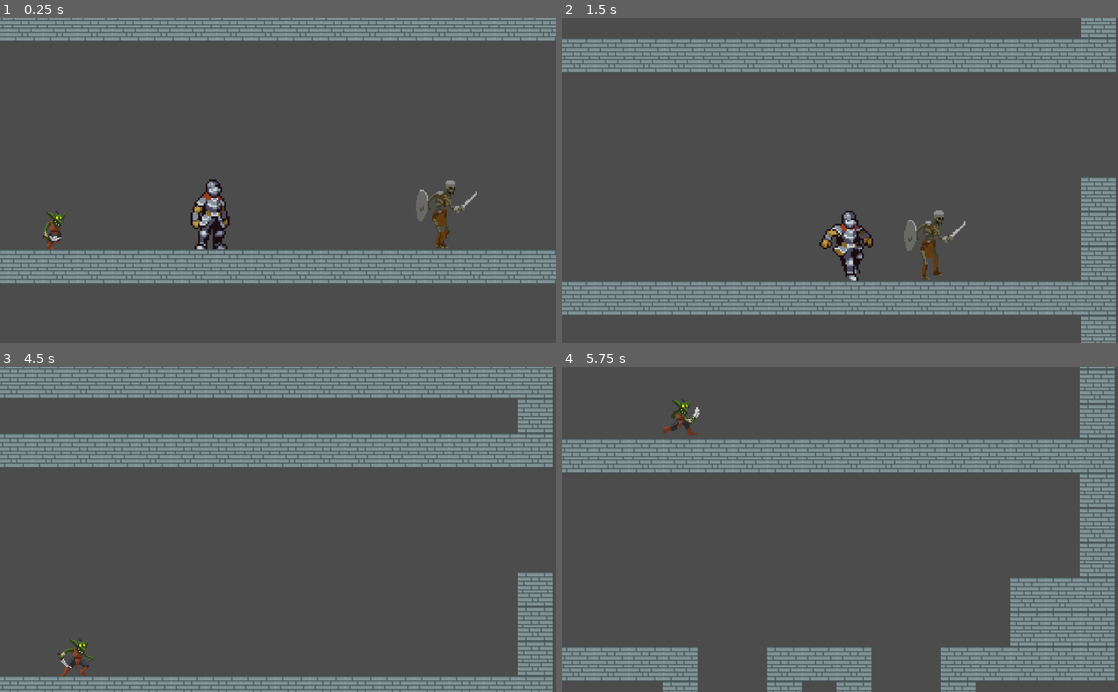
Above: before the commit, frames 1-4 (two rows, left to right).
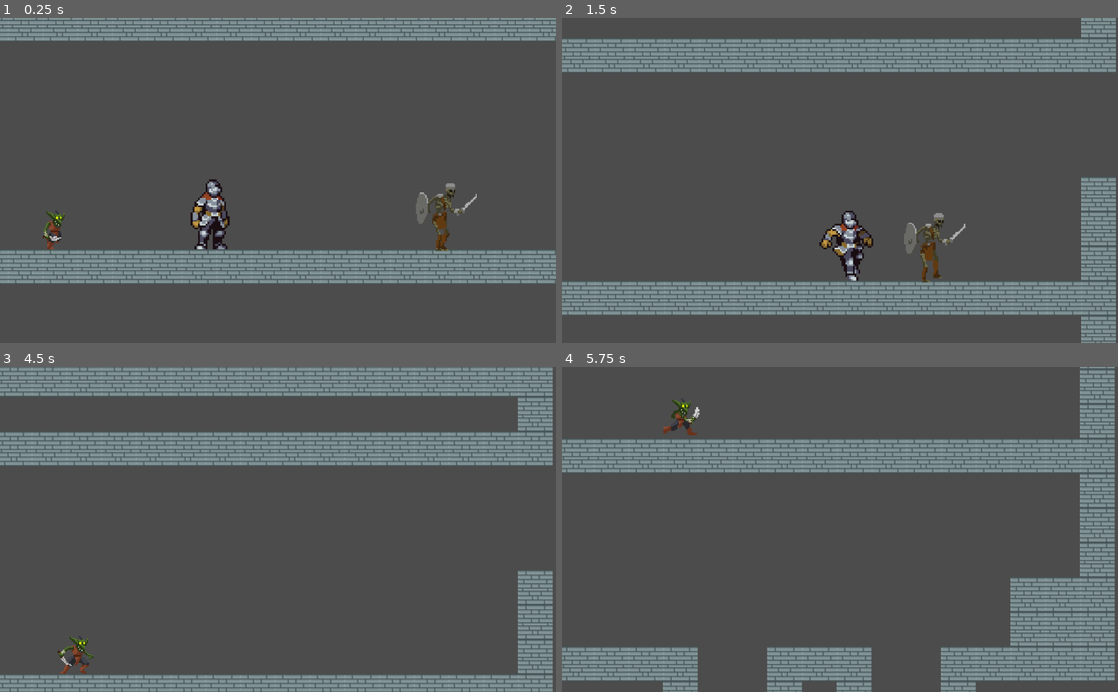
Above: after the commit, the same moments.

Repository: zacbowness/Blood-Demon
Game: Godot game, scene res://Scenes/Main.tscn
The game is run twice, just before and just after one commit, with the same random seed, the same clock (stepped at 60 frames per second) and the same inputs.
Inputs (mouse positions are in pixels of both pictures, inside the frame that each line leads up to):
- Up to frame 1 (0.25 s): no input
- Up to frame 2 (1.5 s): move the mouse to (962, 164) at 0.52 s; hold D (move_right) from 0.53 s (still down); click (962, 164) at 0.6 s; tap Space (jump) at 0.77 s; move the mouse to (728, 196) at 1.27 s; tap Shift (sprint) at 1.35 s
- Up to frame 3 (4.5 s): tap Space (jump) at 1.52, 3.02, 3.77 s; move the mouse to (333, 458) at 2.02 s; release D (move_right) at 2.03 s; hold A (move_left) 2.03-2.78 s; click (333, 458) at 2.1 s; move the mouse to (250, 594) at 2.77 s; hold D (move_right) 2.78-4.28 s; tap Shift (sprint) at 2.85, 4.35 s; move the mouse to (444, 578) at 3.52 s; click (444, 578) at 3.6 s; move the mouse to (111, 480) at 4.27 s; hold A (move_left) from 4.28 s (still down)
- Up to frame 4 (5.75 s): tap Space (jump) at 4.52 s; move the mouse to (867, 529) at 5.02 s; release A (move_left) at 5.03 s; hold D (move_right) from 5.03 s (still down); click (867, 529) at 5.1 s

The runs differ from the first frame. In frame 1, 0.4% of the frame differs, in the area x 74-86%, y 50-72%; in frame 2, 0.4%; in frame 3, 17%, in the area x 0-100%, y 0-100%; in frame 4, less than 0.1%.

Commit message:
change enemy collision shape

Diff:
--- a/Scenes/Player.tscn
+++ b/Scenes/Player.tscn
@@ -19,8 +19,9 @@
 [sub_resource type="ShaderMaterial" id=47]
 shader = SubResource( 46 )
 
-[sub_resource type="RectangleShape2D" id=44]
-extents = Vector2( 8, 19 )
+[sub_resource type="CapsuleShape2D" id=71]
+radius = 8.0
+height = 22.0
 
 [sub_resource type="AtlasTexture" id=34]
 atlas = ExtResource( 8 )
@@ -286,7 +287,7 @@
 
 [node name="HitBox" type="CollisionShape2D" parent="."]
 position = Vector2( -1, 19 )
-shape = SubResource( 44 )
+shape = SubResource( 71 )
 __meta__ = {
 "_edit_group_": true
 }
--- a/Scenes/Skeleton.tscn
+++ b/Scenes/Skeleton.tscn
@@ -1,7 +1,11 @@
-[gd_scene load_steps=10 format=2]
+[gd_scene load_steps=11 format=2]
 
 [ext_resource path="res://assets/Monsters_Creatures_Fantasy/skeletonsheet.png" type="Texture" id=1]
 [ext_resource path="res://scripts/Enemy.gd" type="Script" id=2]
+
+[sub_resource type="CapsuleShape2D" id=55]
+radius = 12.0
+height = 28.0
 
 [sub_resource type="RectangleShape2D" id=25]
 extents = Vector2( 12.5, 26.5 )
@@ -101,20 +105,19 @@
 script = ExtResource( 2 )
 
 [node name="CollisionShape2D" type="CollisionShape2D" parent="."]
-visible = false
-position = Vector2( 3.5, 0.5 )
-shape = SubResource( 25 )
+position = Vector2( 4, -1 )
+shape = SubResource( 55 )
 
 [node name="EnemyHitBox" type="Area2D" parent="."]
 
 [node name="CollisionShape2D" type="CollisionShape2D" parent="EnemyHitBox"]
-position = Vector2( 4, -0.5 )
+position = Vector2( 4, -1 )
 shape = SubResource( 25 )
 
 [node name="Sprite" type="Sprite" parent="."]
 texture = ExtResource( 1 )
 hframes = 28
-frame = 11
+frame = 24
 
 [node name="AnimationPlayer" type="AnimationPlayer" parent="."]
 reset_on_save = false
